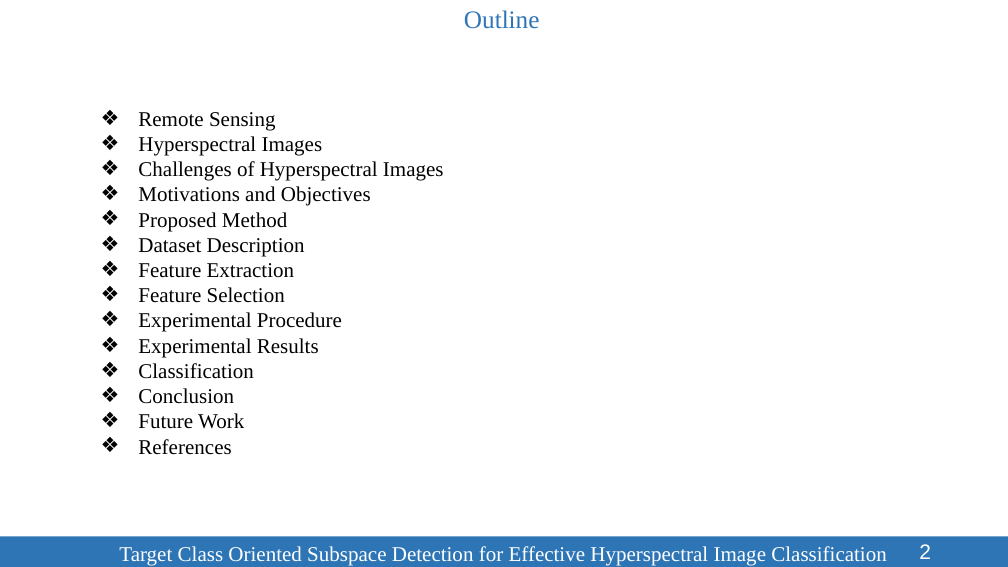
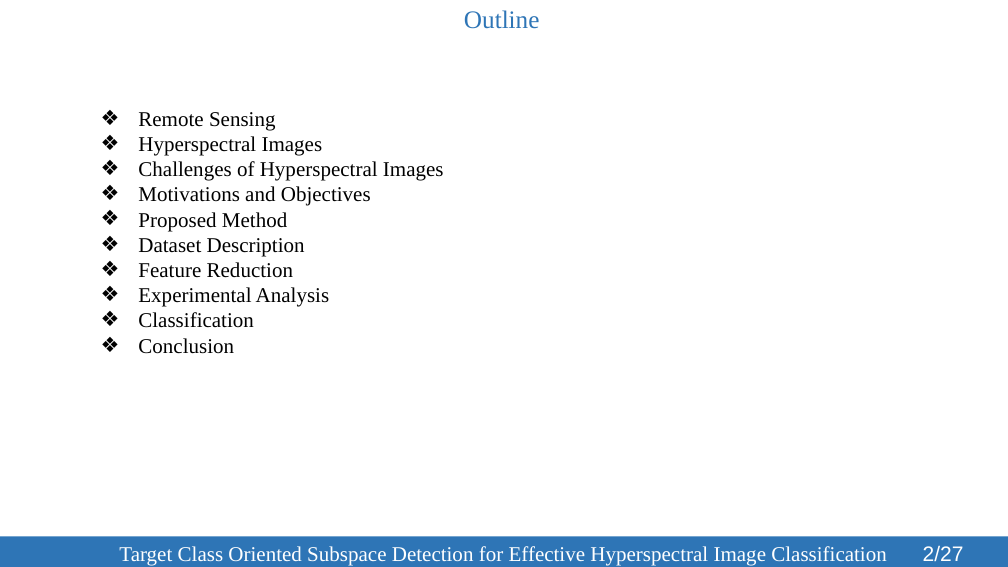
Before and after one commit to SleepyBrain/Remote-Sensing, a slide deck: slide 2 of Presentation/TCOSD-123086.pptx. Drawn at 1008x567 pixels with LibreOffice and Linux fonts; fonts in the diff are those of the drawing. Boxes give left, top, right and bottom in pixels: in the first picture for what was removed or moved away, otherwise in the second. Text is boxed around its words. In the diff, an @@ line names an element or a change of style, - is before the commit and + after.

```diff
--- a/Presentation/TCOSD-123086.pptx
+++ b/Presentation/TCOSD-123086.pptx
@@ text at box(138, 262, 330, 307): text changed @@
-❖ Feature Extraction
-❖ Feature Selection
-❖ Experimental Procedure
-❖ Experimental Results
+❖ Feature Reduction
+❖ Experimental Analysis
@@ text at box(138, 413, 244, 455): paragraphs removed @@
-❖ Future Work
-❖ References
@@ page number at box(923, 545, 964, 561): text changed @@
-2
+2/27
```
Also in this commit, not shown: 16 other slides changed, 1 slide added, 4 other files.
